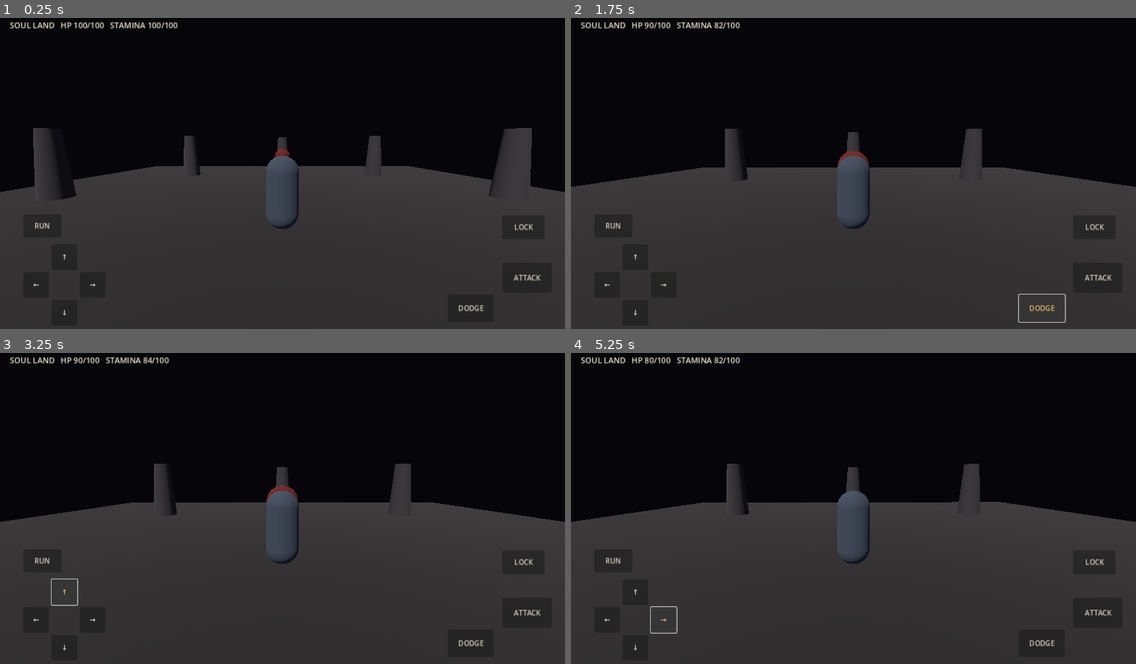
Above: before the commit, frames 1-4 (two rows, left to right).
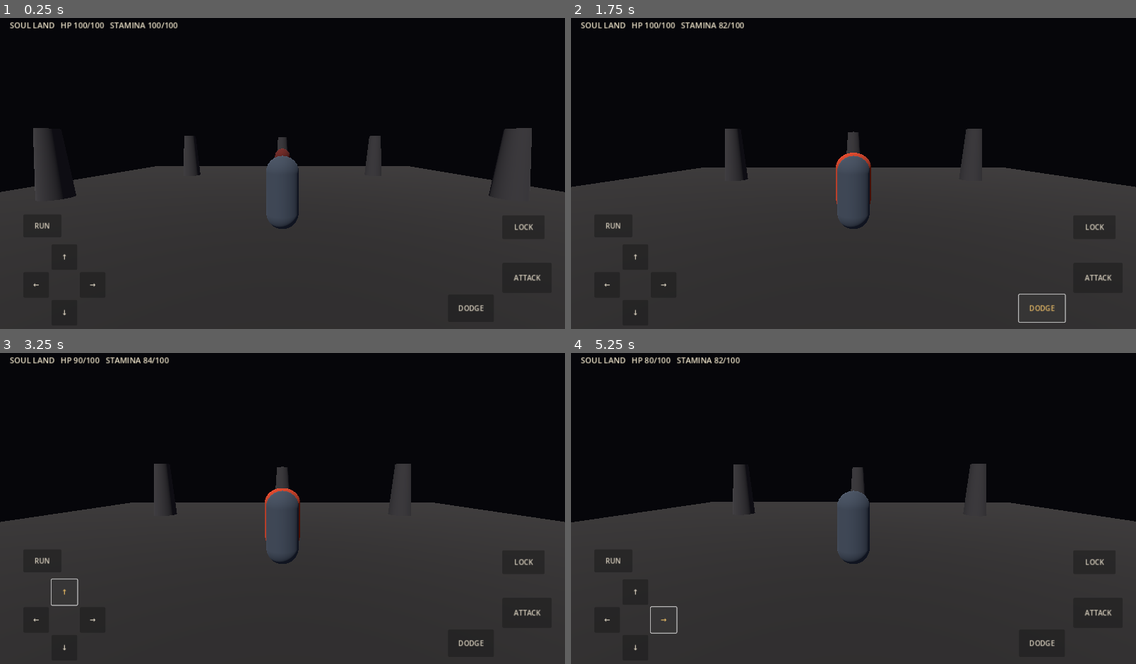
Above: after the commit, the same moments.

Repository: codingscenes2-cyber/SoulLans
Game: Godot game, scene res://scenes/main.tscn
Same seed, same stepped clock (60 frames per second), same inputs: the game is played once before the commit and once after it.
Inputs:
- Up to frame 1 (0.25 s): no input
- Up to frame 2 (1.75 s): click "ATTACK" at 0.5 s; click "DODGE" at 1.25 s
- Up to frame 3 (3.25 s): click "LOCK" at 2 s; click "↑" at 2.75 s
- Up to frame 4 (5.25 s): click "↓" at 3.5 s; click "←" at 4.25 s; click "→" at 5 s

The runs differ from the first frame. In frame 1, less than 0.1% of the frame differs, in the area x 49-51%, y 41-43%; in frame 2, 0.4%; in frame 3, 0.2%; in frame 4, 0.9%, in the area x 0-100%, y 35-55%.

Commit message:
Add telegraphed enemy attack windup and recovery states

Diff:
--- a/scripts/training_enemy.gd
+++ b/scripts/training_enemy.gd
@@ -1,15 +1,22 @@
 extends CharacterBody3D
 
-enum State { IDLE, CHASE, ATTACK, DEAD }
+enum State { IDLE, CHASE, WINDUP, RECOVERY, DEAD }
 
 @export var max_health := 120.0
 @export var attack_damage := 10.0
 @export var detection_range := 9.0
-@export var attack_range := 1.8
+@export var attack_range := 2.0
+@export var chase_speed := 2.1
+@export var attack_windup_duration := 0.48
+@export var attack_recovery_duration := 0.62
+
 var health := 120.0
 var state := State.IDLE
 var player: Node3D
 var attack_cooldown := 0.0
+var state_timer := 0.0
+var enemy_visual: MeshInstance3D
+var enemy_material: StandardMaterial3D
 
 func _ready() -> void:
     health = max_health
@@ -22,28 +29,46 @@
     if not is_instance_valid(player):
         player = get_tree().get_first_node_in_group("player")
         return
+
     attack_cooldown = maxf(0.0, attack_cooldown - delta)
+    state_timer = maxf(0.0, state_timer - delta)
     var distance := global_position.distance_to(player.global_position)
-    if distance > detection_range:
-        state = State.IDLE
-        velocity.x = move_toward(velocity.x, 0.0, 8.0 * delta)
-        velocity.z = move_toward(velocity.z, 0.0, 8.0 * delta)
-    elif distance > attack_range:
-        state = State.CHASE
-        var direction := player.global_position - global_position
-        direction.y = 0.0
-        direction = direction.normalized()
-        velocity.x = direction.x * 2.1
-        velocity.z = direction.z * 2.1
-        look_at(Vector3(player.global_position.x, global_position.y, player.global_position.z))
-    else:
-        state = State.ATTACK
-        velocity.x = move_toward(velocity.x, 0.0, 10.0 * delta)
-        velocity.z = move_toward(velocity.z, 0.0, 10.0 * delta)
-        if attack_cooldown <= 0.0:
-            if player.has_method("take_damage"):
-                player.take_damage(attack_damage)
-            attack_cooldown = 2.0
+    _face_player(delta)
+
+    match state:
+        State.IDLE:
+            _stop_horizontal_motion(delta)
+            if distance <= detection_range:
+                state = State.CHASE
+        State.CHASE:
+            if distance > detection_range * 1.35:
+                state = State.IDLE
+                _stop_horizontal_motion(delta)
+            elif distance <= attack_range and attack_cooldown <= 0.0:
+                state = State.WINDUP
+                state_timer = attack_windup_duration
+                attack_cooldown = 1.65
+                _stop_horizontal_motion(delta)
+                _set_telegraph(true)
+            else:
+                var direction := player.global_position - global_position
+                direction.y = 0.0
+                direction = direction.normalized()
+                velocity.x = direction.x * chase_speed
+                velocity.z = direction.z * chase_speed
+        State.WINDUP:
+            _stop_horizontal_motion(delta)
+            if state_timer <= 0.0:
+                if distance <= attack_range + 0.45 and player.has_method("take_damage"):
+                    player.take_damage(attack_damage)
+                _set_telegraph(false)
+                state = State.RECOVERY
+                state_timer = attack_recovery_duration
+        State.RECOVERY:
+            _stop_horizontal_motion(delta)
+            if state_timer <= 0.0:
+                state = State.CHASE if distance <= detection_range else State.IDLE
+
     if not is_on_floor():
         velocity.y -= 24.0 * delta
     else:
@@ -58,17 +83,38 @@
         state = State.DEAD
         queue_free()
 
+func _face_player(delta: float) -> void:
+    if not is_instance_valid(player):
+        return
+    var direction := player.global_position - global_position
+    direction.y = 0.0
+    if direction.length() > 0.05:
+        var desired_yaw := atan2(direction.x, direction.z)
+        rotation.y = lerp_angle(rotation.y, desired_yaw, 8.0 * delta)
+
+func _stop_horizontal_motion(delta: float) -> void:
+    velocity.x = move_toward(velocity.x, 0.0, 10.0 * delta)
+    velocity.z = move_toward(velocity.z, 0.0, 10.0 * delta)
+
+func _set_telegraph(active: bool) -> void:
+    if not is_instance_valid(enemy_visual):
+        return
+    enemy_visual.scale = Vector3(1.12, 0.94, 1.12) if active else Vector3.ONE
+    if is_instance_valid(enemy_material):
+        enemy_material.albedo_color = Color(0.8, 0.24, 0.12) if active else Color(0.42, 0.13, 0.11)
+
 func _create_placeholder_enemy() -> void:
-    var visual := MeshInstance3D.new()
+    enemy_visual = MeshInstance3D.new()
     var capsule := CapsuleMesh.new()
     capsule.radius = 0.45
     capsule.height = 1.9
-    visual.mesh = capsule
-    visual.position.y = 0.95
-    var material := StandardMaterial3D.new()
-    material.albedo_color = Color(0.42, 0.13, 0.11)
-    visual.material_override = material
-    add_child(visual)
+    enemy_visual.mesh = capsule
+    enemy_visual.position.y = 0.95
+    enemy_material = StandardMaterial3D.new()
+    enemy_material.albedo_color = Color(0.42, 0.13, 0.11)
+    enemy_visual.material_override = enemy_material
+    add_child(enemy_visual)
+
     var collision := CollisionShape3D.new()
     var shape := CapsuleShape3D.new()
     shape.radius = 0.45
